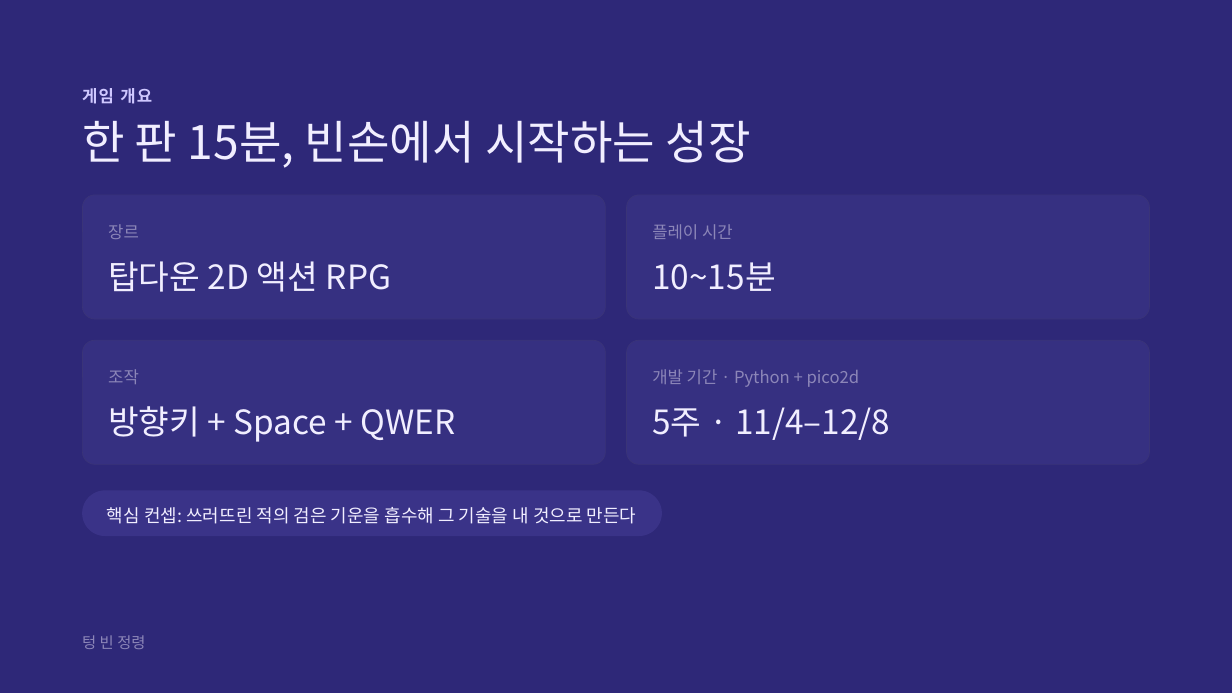
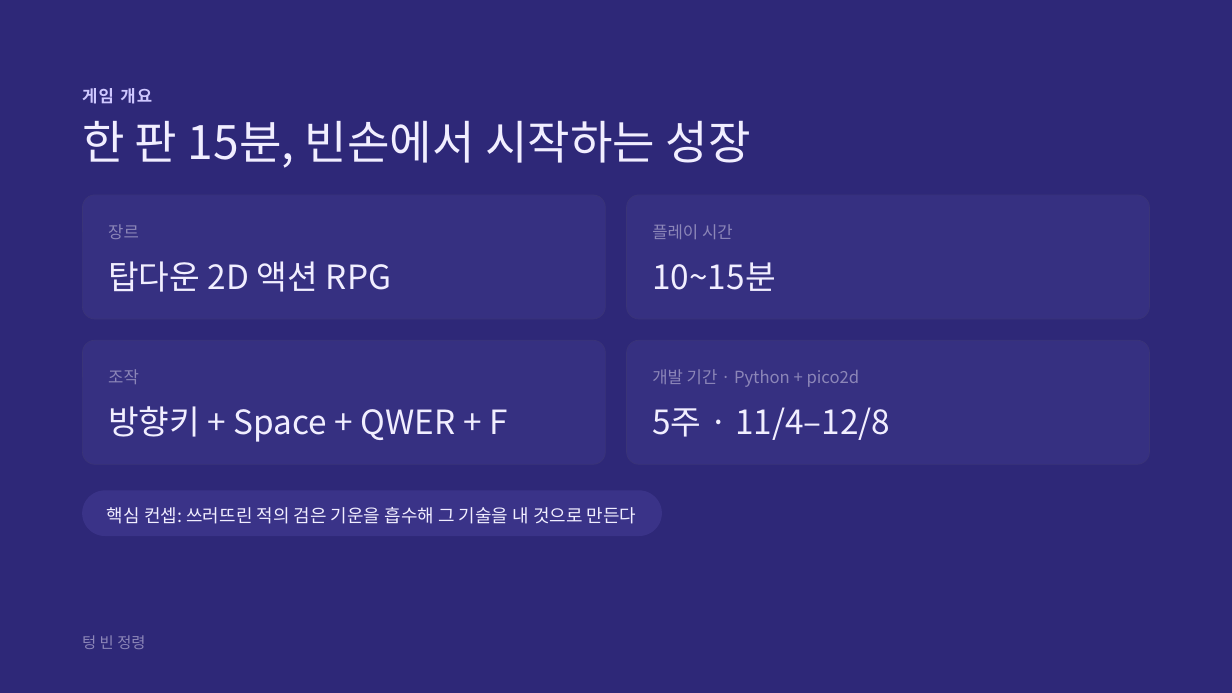
Before and after one commit to zkssk0812/202018012_2DGP_PROJECT, a slide deck: slide 3 of docs/텅 빈 정령 — 기획서.pptx. Drawn at 1232x693 pixels with LibreOffice and Linux fonts; fonts in the diff are those of the drawing; background and template pictures are left out. Boxes give left, top, right and bottom in pixels: in the first picture for what was removed or moved away, otherwise in the second. Text is boxed around its words. In the diff, an @@ line names an element or a change of style, - is before the commit and + after.

```diff
--- a/docs/텅 빈 정령 — 기획서.pptx
+++ b/docs/텅 빈 정령 — 기획서.pptx
@@ text at [108, 406, 507, 442]: text changed @@
-방향키 + Space + QWER
+방향키 + Space + QWER + F
```
Also in this commit, not shown: 4 other slides changed, 5 other files.
